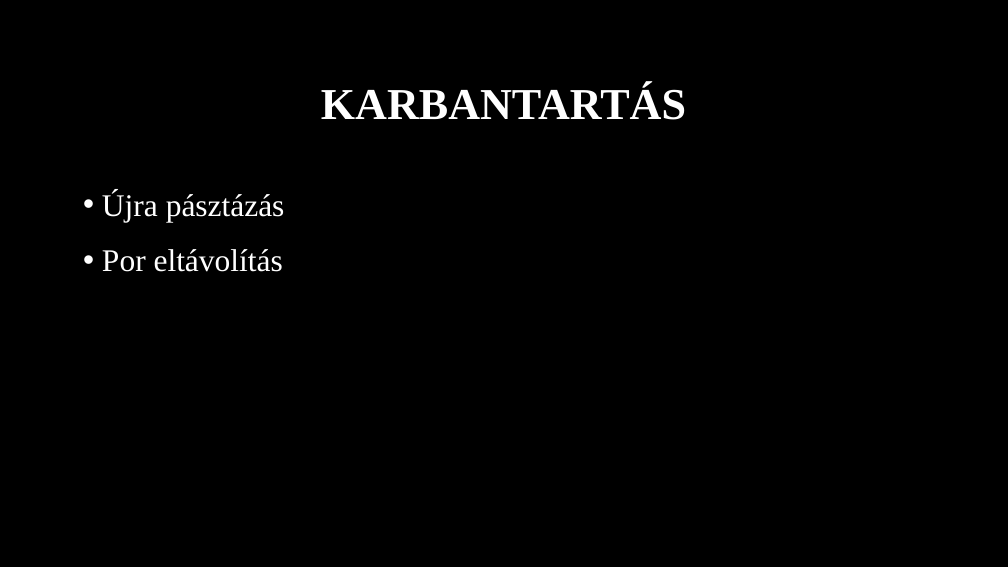
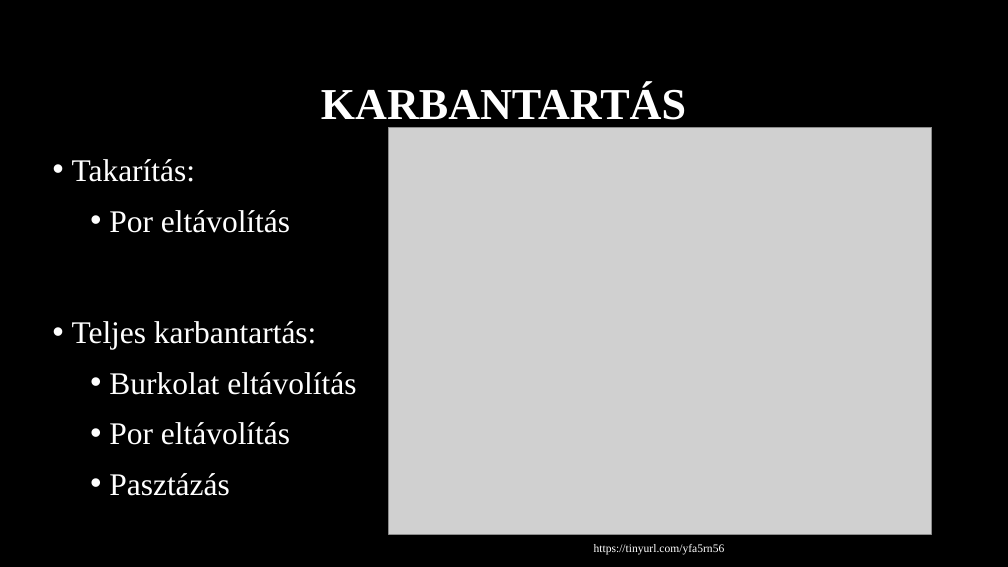
Before and after one commit to MszrsRicsi/Paprika, a slide deck: slide 9 of Videokartyak.pptx. Drawn at 1008x567 pixels with LibreOffice and Linux fonts; fonts in the diff are those of the drawing; grey boxes stand for pictures; background and template pictures are left out. Boxes give left, top, right and bottom in pixels: in the first picture for what was removed or moved away, otherwise in the second. Text is boxed around its words. In the diff, an @@ line names an element or a change of style, - is before the commit and + after.

```diff
--- a/Videokartyak.pptx
+++ b/Videokartyak.pptx
@@ text "Takarítás:": place and size @@
-text "Takarítás:" at (102,191,285,272)
+text "Takarítás:" at (72,159,356,496)
@@ picture added at (389,127,932,534) @@
@@ text at (72,159,196,182): text changed @@
-• Újra pásztázás
+• Takarítás:
@@ text at (109,210,290,233): list level 1 to 2 in "Por eltávolítás" @@
@@ text at (72,321,356,496): paragraphs added @@
+• Teljes karbantartás:
+  • Burkolat eltávolítás
+  • Por eltávolítás
+  • Pasztázás
@@ text added at (594,544,725,555), 11 pt, text #FFFFFF @@
+https://tinyurl.com/yfa5rn56
```
Also in this commit, not shown: 6 other slides changed, 1 slide added, 1 slide removed.
